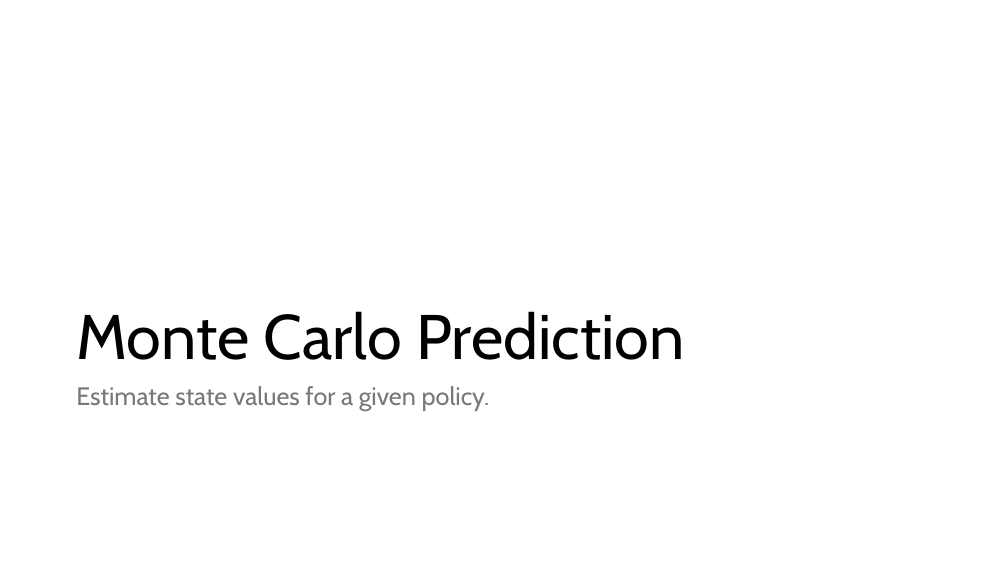
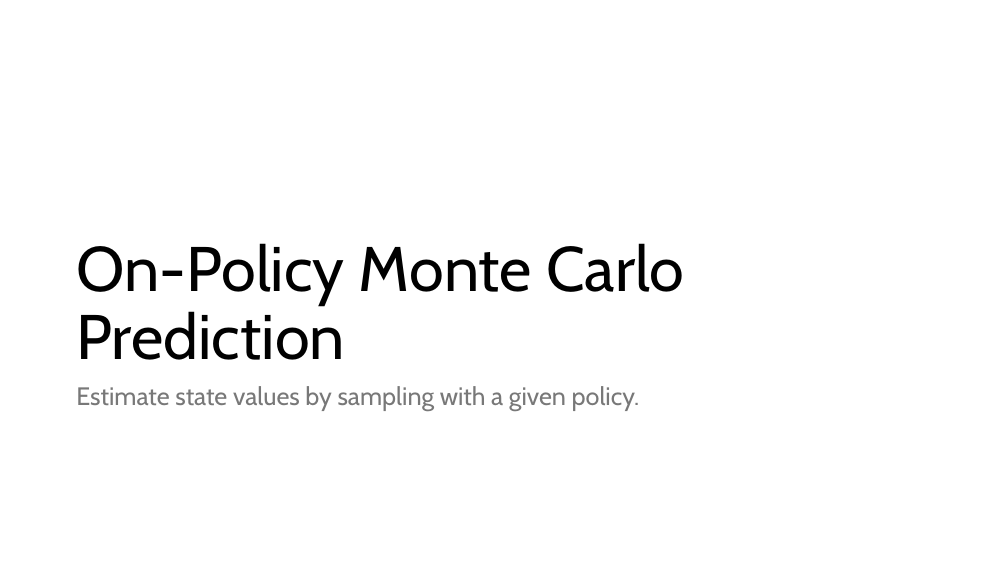
Before and after one commit to mhahsler/Introduction_to_Reinforcement_Learning, a slide deck: slide 4 of slides/Lecture_Chapter05.pptx. Drawn at 1008x567 pixels with LibreOffice and Linux fonts; fonts in the diff are those of the drawing. Boxes give left, top, right and bottom in pixels: in the first picture for what was removed or moved away, otherwise in the second. Text is boxed around its words. In the diff, an @@ line names an element or a change of style, - is before the commit and + after.

```diff
--- a/slides/Lecture_Chapter05.pptx
+++ b/slides/Lecture_Chapter05.pptx
@@ title at (76, 243, 684, 360): text changed @@
-Monte Carlo Prediction
+On-Policy Monte Carlo Prediction
@@ text at (76, 386, 640, 411): text changed @@
-Estimate state values for a given policy.
+Estimate state values by sampling with a given policy.
```
Also in this commit, not shown: 8 other slides changed, 5 slides added, 4 slides removed, 11 other files.
